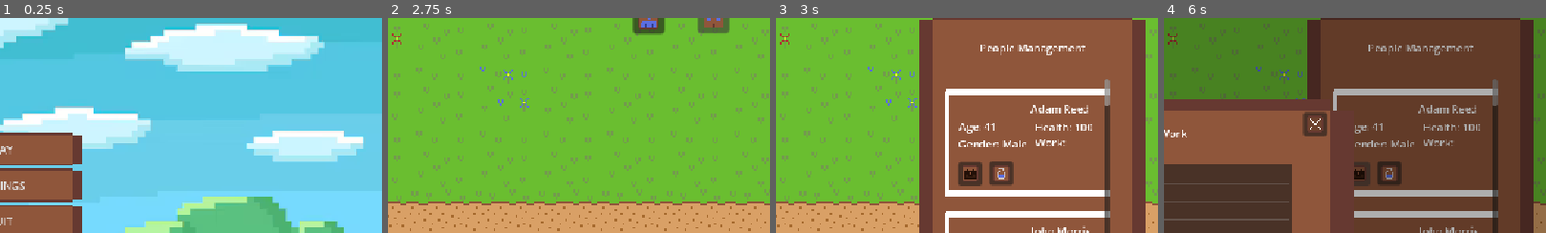
Above: before the commit, frames 1-4 (left to right).
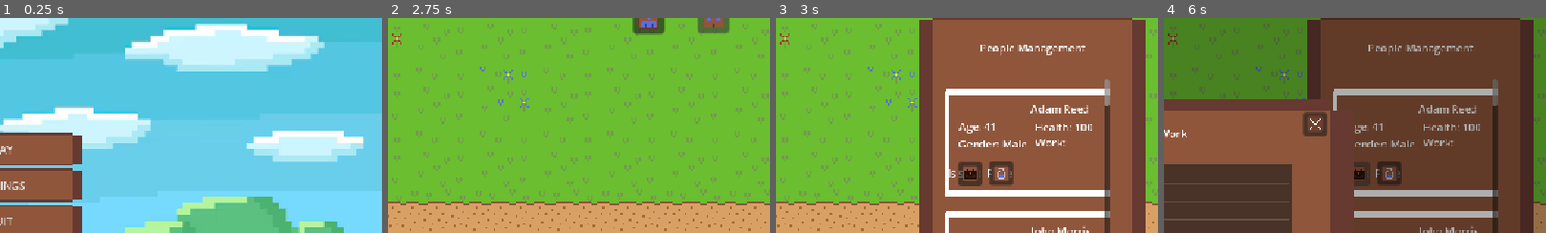
Above: after the commit, the same moments.

Repository: Dev-Karol1111/village
Game: Godot game, scene res://scenes/ui/menu.tscn
The game is run twice, just before and just after one commit, with the same random seed, the same clock (stepped at 60 frames per second) and the same inputs.
Inputs (mouse positions are % of the whole screen's width and height, from its top left):
- Up to frame 1 (0.25 s): no input
- Up to frame 2 (2.75 s): click "PLAY" at 0.5 s; click "New Game" at 1.25 s; click (93, 11) at 2 s
- Up to frame 3 (3 s): click (84, 11) at 2.75 s
- Up to frame 4 (6 s): click (8, 86) at 3.52 s; click (72, 6) at 4.25 s; click (77, 6) at 5 s; click (75, 47) at 5.77 s
The pictures show only the part of the screen within x 50-100%, y 11-61%; the shares and areas given below are measured in that part.

Frames 1-2 are identical in both runs. In frame 3, 0.1% of the frame differs, in the area x 45-62%, y 70-75%; in frame 4, less than 0.1%.

Commit message:
Add history - day 3

Diff:
--- a/resources/Translation.csv
+++ b/resources/Translation.csv
@@ -102,3 +102,10 @@
 rain catcher, Rain Catcher, Zbieracz Wody
 water collection, Water Collection, Zbieranie wody
 drought, Drought, Susza
+treatment, Treatment, Leczenie
+is sick, Is sick, Jest chory
+true, True, prawda
+false, False, Fałsz
+sickness, Sickness, Choroba
+one adult is sick, One adult is sick, Jeden dorosły jest chory
+natural medicine, Natural Medicine, Ziołolecznictwo
--- /dev/null
+++ b/resources/experiments/natural_medicine_experiment.tres
@@ -0,0 +1,20 @@
+[gd_resource type="Resource" script_class="ExperimentBase" format=3 uid="uid://hp3op0q7oi4i"]
+
+[ext_resource type="Script" uid="uid://ccbw2jqlyy2gj" path="res://scripts/bases/work_base.gd" id="1_iet7h"]
+[ext_resource type="Script" uid="uid://48uurtwm161r" path="res://scripts/bases/experiment_base.gd" id="1_rgpet"]
+[ext_resource type="Resource" uid="uid://m4lpcrx4kwon" path="res://resources/works/treatment.tres" id="2_gcug2"]
+[ext_resource type="Script" uid="uid://dhydnakgojmoc" path="res://scripts/bases/time_data.gd" id="2_j3q24"]
+
+[sub_resource type="Resource" id="Resource_d0twa"]
+script = ExtResource("2_j3q24")
+hours = 4
+metadata/_custom_type_script = "uid://dhydnakgojmoc"
+
+[resource]
+script = ExtResource("1_rgpet")
+name_var = "natural medicine"
+max_people = 1
+min_people = 1
+time = SubResource("Resource_d0twa")
+result_work = Array[ExtResource("1_iet7h")]([ExtResource("2_gcug2")])
+metadata/_custom_type_script = "uid://48uurtwm161r"
--- a/resources/toturial_timeline.tres
+++ b/resources/toturial_timeline.tres
@@ -133,6 +133,28 @@
 need_proceed = true
 metadata/_custom_type_script = "uid://b436ldi6imdfy"
 
+[sub_resource type="Resource" id="Resource_cm0wg"]
+script = ExtResource("3_qw56b")
+hours = 8
+days = 4
+metadata/_custom_type_script = "uid://dhydnakgojmoc"
+
+[sub_resource type="Resource" id="Resource_e0v2l"]
+script = ExtResource("3_qw56b")
+hours = 12
+days = 4
+metadata/_custom_type_script = "uid://dhydnakgojmoc"
+
+[sub_resource type="Resource" id="Resource_fln4n"]
+script = ExtResource("2_qw56b")
+title = "drought"
+message = "drought people drink 2x water"
+id = "toturial.drought"
+time_from = SubResource("Resource_cm0wg")
+time_to = SubResource("Resource_e0v2l")
+need_proceed = true
+metadata/_custom_type_script = "uid://b436ldi6imdfy"
+
 [resource]
 script = ExtResource("1_153be")
-toturial_data = Array[ExtResource("2_qw56b")]([SubResource(" …(348 unchanged characters)… e_haq1n"), SubResource("Resource_rlrhv")])
+toturial_data = Array[ExtResource("2_qw56b")]([SubResource(" …(348 unchanged characters)… e_haq1n"), SubResource("Resource_rlrhv"), SubResource("Resource_fln4n")])
--- a/resources/unlocking_timeline.tres
+++ b/resources/unlocking_timeline.tres
@@ -8,6 +8,7 @@
 [ext_resource type="Script" uid="uid://ccbw2jqlyy2gj" path="res://scripts/bases/work_base.gd" id="6_03227"]
 [ext_resource type="Resource" uid="uid://dkn10c4d4iqht" path="res://resources/experiments/hut_experiment.tres" id="7_fukiu"]
 [ext_resource type="Resource" uid="uid://cwd2brlrytjua" path="res://resources/experiments/water_collection_experiment.tres" id="8_xgwxr"]
+[ext_resource type="Resource" uid="uid://hp3op0q7oi4i" path="res://resources/experiments/natural_medicine_experiment.tres" id="9_03227"]
 
 [sub_resource type="Resource" id="Resource_4clfr"]
 script = ExtResource("3_sia6l")
@@ -49,7 +50,21 @@
 millstone = "water"
 metadata/_custom_type_script = "uid://ysa21cm71y3h"
 
+[sub_resource type="Resource" id="Resource_114lp"]
+script = ExtResource("3_sia6l")
+hours = 9
+days = 5
+metadata/_custom_type_script = "uid://dhydnakgojmoc"
+
+[sub_resource type="Resource" id="Resource_7sj0m"]
+script = ExtResource("2_v857h")
+name = "sickness"
+time = SubResource("Resource_114lp")
+unlocked_experiments = Array[ExtResource("5_xgwxr")]([ExtResource("9_03227")])
+message_title = "sickness"
+metadata/_custom_type_script = "uid://ysa21cm71y3h"
+
 [resource]
 script = ExtResource("1_yd4ik")
-unlock = Array[ExtResource("2_v857h")]([SubResource("Resource_4nfih"), SubResource("Resource_03227"), SubResource("Resource_b7rl8")])
+unlock = Array[ExtResource("2_v857h")]([SubResource("Resource_4nfih"), SubResource("Resource_03227"), SubResource("Resource_b7rl8"), SubResource("Resource_7sj0m")])
 metadata/_custom_type_script = "uid://bykcmpxw8wmje"
--- /dev/null
+++ b/resources/works/treatment.tres
@@ -0,0 +1,19 @@
+[gd_resource type="Resource" script_class="WorkBase" format=3 uid="uid://m4lpcrx4kwon"]
+
+[ext_resource type="Script" uid="uid://ccbw2jqlyy2gj" path="res://scripts/bases/work_base.gd" id="1_ff8b6"]
+[ext_resource type="Script" uid="uid://dhydnakgojmoc" path="res://scripts/bases/time_data.gd" id="2_rvmos"]
+
+[sub_resource type="Resource" id="Resource_1xhde"]
+script = ExtResource("2_rvmos")
+hours = 5
+metadata/_custom_type_script = "uid://dhydnakgojmoc"
+
+[resource]
+script = ExtResource("1_ff8b6")
+name_var = "treatment"
+type = "special"
+minimal_people = 1
+time = SubResource("Resource_1xhde")
+target_group = "sick"
+taking_damage = 15
+metadata/_custom_type_script = "uid://ccbw2jqlyy2gj"
--- a/scenes/ui/person_data.tscn
+++ b/scenes/ui/person_data.tscn
@@ -63,6 +63,19 @@
 offset_bottom = 84.0
 text = "Health: "
 
+[node name="is_sick_label" type="Label" parent="." unique_id=1991995531]
+layout_mode = 1
+anchors_preset = -1
+anchor_left = 0.41400003
+anchor_top = 0.683
+anchor_right = 0.41400003
+anchor_bottom = 0.683
+offset_left = -0.028007507
+offset_top = 7.0599976
+offset_right = 39.971992
+offset_bottom = 30.059998
+text = "Is sick:                 "
+
 [node name="work_acces" type="Button" parent="." unique_id=708058176]
 layout_mode = 0
 offset_left = 21.0
--- a/scripts/autoload/experiments_managment.gd
+++ b/scripts/autoload/experiments_managment.gd
@@ -9,21 +9,23 @@
 	for experiment in Managment.available_experiments.keys():
 		if Managment.available_experiments[experiment].size() < experiment["min_people"]:
 			continue
-		print("proceeeeeed")
 
 		if not experiment in experiment_progress:
 			experiment_progress.set(experiment, TimeData.new())
 		experiment_progress[experiment].add(1)
 		if experiment_progress[experiment].to_one_data() >= experiment["time"].to_one_data():
 			var build_list = load("res://Builds/buildsList.tres")
-			if experiment["result"].type == "betting":
-				build_list.betting.append(experiment["result"])
-			elif experiment["result"].type == "house":
-				build_list.house.append(experiment["result"])
-			if experiment["result"].type == "transport":
-				build_list.transport.append(experiment["result"])
-			if experiment["milstone"]:
-				GameEventsManagment.millstones.set(experiment["milstone"], true)
+			if experiment["result"]:
+				if experiment["result"].type == "betting":
+					build_list.betting.append(experiment["result"])
+				elif experiment["result"].type == "house":
+					build_list.house.append(experiment["result"])
+				if experiment["result"].type == "transport":
+					build_list.transport.append(experiment["result"])
+				if experiment["milstone"]:
+					GameEventsManagment.millstones.set(experiment["milstone"], true)
+			if experiment["result_work"]:
+				PeopleManagment.available_works.append_array(experiment["result_work"])
 			experiment_progress.erase(experiment)
 			Managment.available_experiments.erase(experiment)
 			var text = tr("experiment has ended") % tr(experiment["name_var"])
--- a/scripts/autoload/game_events_managment.gd
+++ b/scripts/autoload/game_events_managment.gd
@@ -43,6 +43,9 @@
 	if event_name == "wolf attack":
 		Signals.add_information.emit("error", tr("wolf attack"), tr("wolf attack message"))
 		PeopleManagment.kill_person(random_person("adult").name)
+	elif event_name == "sickness":
+		Signals.add_information.emit("error", tr("sickness"), tr("one adult is sick"))
+		random_person("adult").is_sick = true
 
 func random_person(person_type := "") -> People:
 	var randoming = true
--- a/scripts/autoload/people_managment.gd
+++ b/scripts/autoload/people_managment.gd
@@ -15,6 +15,9 @@
 	if !can_work:
 		return
 	for person in Managment.people:
+
+		if person.is_sick:
+			continue
 
 		if person not in working_time:
 			working_time[person] = TimeData.new()
@@ -46,6 +49,13 @@
 						if p.work == work.name_var:
 							p.work = ""
 					available_works.erase(work)
+				elif work.type == "special":
+					check_special_work(work)
+
+func check_special_work(work : WorkBase):
+	if work.name_var == "treatment":
+		for p in Managment.people:
+			p.is_sick = false
 
 func map_works_by_assigned_people() -> Dictionary:
 	var works : Dictionary[String, int]= {}
--- a/scripts/autoload/toturial_management.gd
+++ b/scripts/autoload/toturial_management.gd
@@ -80,7 +80,7 @@
 				else:
 					var time := 0
 					if not first:
-						time = tot.time_from.to_one_data() - tot.time_to.time_to_one_data()
+						time = tot.time_from.to_one_data() - tot.time_to.to_one_data()
 
 					Signals.add_information.emit(
 						"toturial",
--- a/scripts/bases/experiment_base.gd
+++ b/scripts/bases/experiment_base.gd
@@ -7,6 +7,7 @@
 @export var min_people := 0
 @export var time : TimeData
 @export var result : BuildsBase
+@export var result_work : Array[WorkBase]
 @export var milstone : String = ""
 
 func get_data_in_dictionary() -> Dictionary:
--- a/scripts/bases/people.gd
+++ b/scripts/bases/people.gd
@@ -10,6 +10,7 @@
 var type := ""
 var healt := 100
 var need_food := 0
+var is_sick := false
 
 var male_names := ["Michael", "James", "John", "Robert", "David","William", "Thomas", "Daniel", "Matthew", "Andrew","Ch …(369 unchanged characters)…
 var female_names := ["Emma", "Olivia", "Sophia", "Ava", "Isabella","Mia", "Charlotte", "Amelia", "Harper", "Ella","Grac …(385 unchanged characters)…
--- a/scripts/bases/work_base.gd
+++ b/scripts/bases/work_base.gd
@@ -3,7 +3,7 @@
 class_name WorkBase
 
 @export var name_var := "Name"
-@export_enum("collecting", "looking after", "building") var type : String
+@export_enum("collecting", "looking after", "building", "special") var type : String
 @export var minimal_people := 0
 @export var time : TimeData
 
--- a/scripts/ui/person_data.gd
+++ b/scripts/ui/person_data.gd
@@ -13,6 +13,7 @@
 	$gender.text = tr("gender") + ": " + tr(person.gender)
 	$health.text = tr("health") + ": " + str(person.healt)
 	$work.text = tr("work") + ": " + tr(person.work)
+	$is_sick_label.text = tr("is sick") + ": " + tr(str(person.is_sick))
 
 func _on_button_pressed() -> void:
 	var selection_ui = load("res://scenes/ui/selection_ui.tscn").instantiate()
Binary file changed: resources/Translation.en.translation
Binary file changed: resources/Translation.pl.translation
